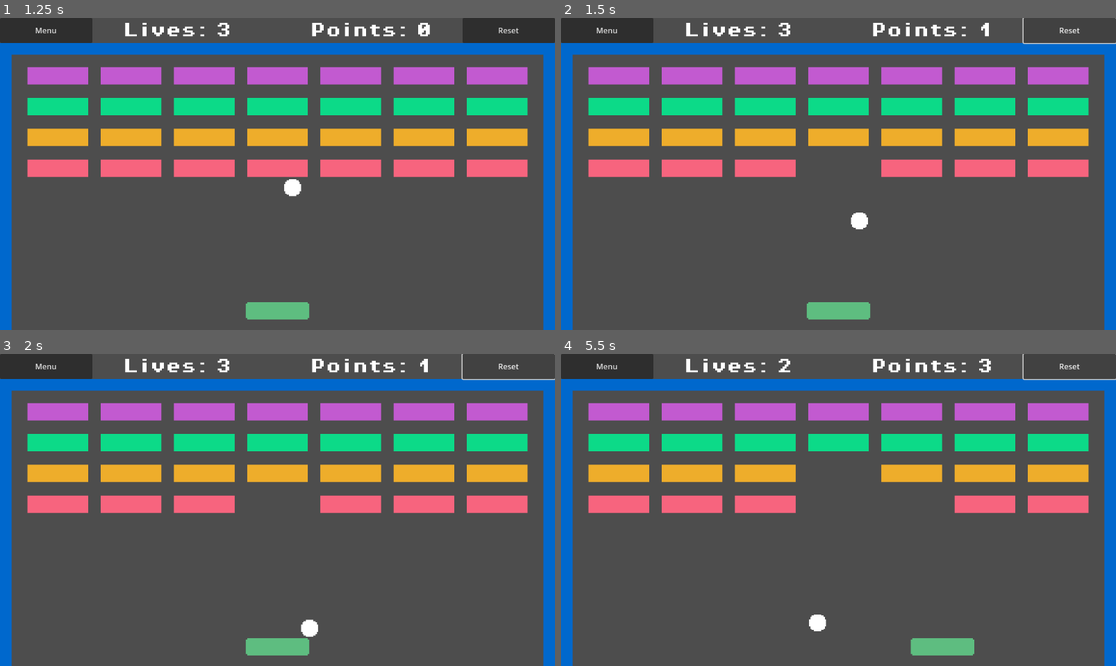
Above: before the commit, frames 1-4 (two rows, left to right).
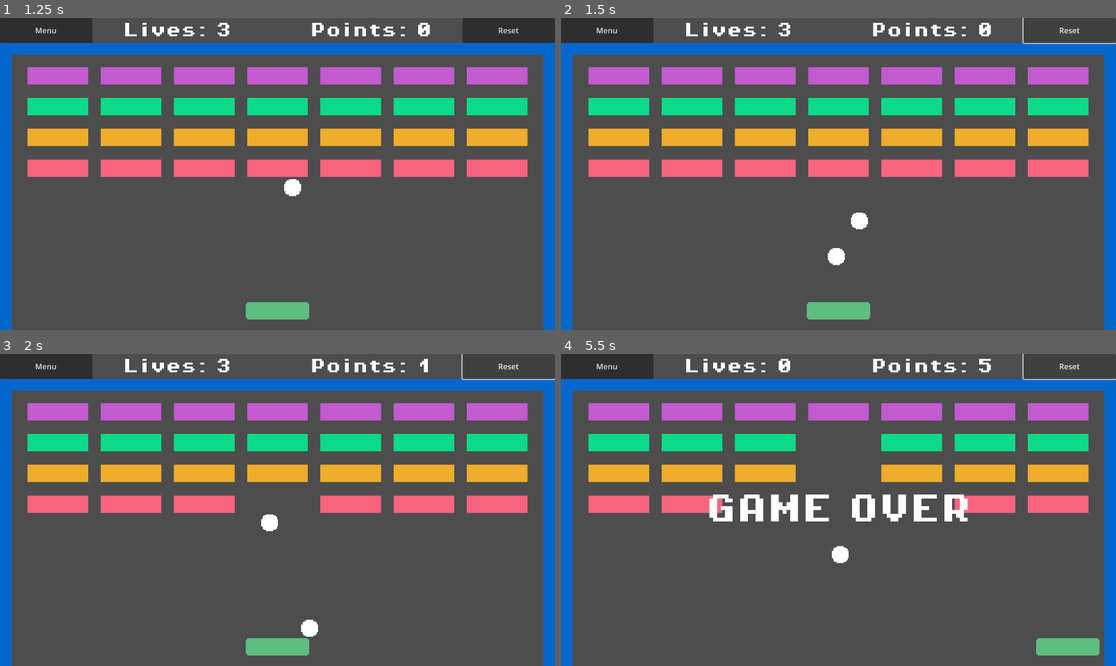
Above: after the commit, the same moments.

Repository: Mimi522/Godot-20-Game-Challenge
Game: Godot game, scene res://scenes/main_menu.tscn
Same seed, same stepped clock (60 frames per second), same inputs: the game is played once before the commit and once after it.
Inputs:
- Up to frame 1 (1.25 s): click "Play" at 0.5 s
- Up to frame 2 (1.5 s): click "Reset" at 1.25 s
- Up to frame 3 (2 s): no input
- Up to frame 4 (5.5 s): hold Right (Move Right) 2.03-2.78 s; hold Left (Move Left) 2.78-3.53 s; hold Right (Move Right) 3.53-5.03 s; hold Left (Move Left) from 5.03 s (still down)

Frame 1 is identical in both runs. In frame 2, 0.8% of the frame differs, in the area x 44-78%, y 1-80%; in frame 3, 0.1%; in frame 4, 4.5%, in the area x 26-98%, y 1-97%.

Commit message:
feat: implement reset

Diff:
--- a/Breakout/scenes/game.tscn
+++ b/Breakout/scenes/game.tscn
@@ -119,3 +119,4 @@
 
 [connection signal="body_entered" from="BottomWall" to="." method="_on_bottom_wall_body_entered"]
 [connection signal="pressed" from="BackToMenu" to="." method="_on_back_to_menu_pressed"]
+[connection signal="pressed" from="Reset" to="." method="_on_reset_pressed"]
--- a/Breakout/scripts/game.gd
+++ b/Breakout/scripts/game.gd
@@ -74,3 +74,19 @@
 
 func _on_back_to_menu_pressed():
 	get_tree().change_scene_to_file(menu_scene)
+
+func _on_reset_pressed():
+	player_lives = 3
+	player_score = 0
+	update_lives()
+	update_score()
+
+	for n in $Blocks.get_children():
+		$Blocks.remove_child(n)
+		n.queue_free()
+
+	game_over.hide()
+	spawn_blocks()
+	$Player.position.x = 576
+	$Player.process_mode = Node.PROCESS_MODE_ALWAYS
+	spawn_ball()
